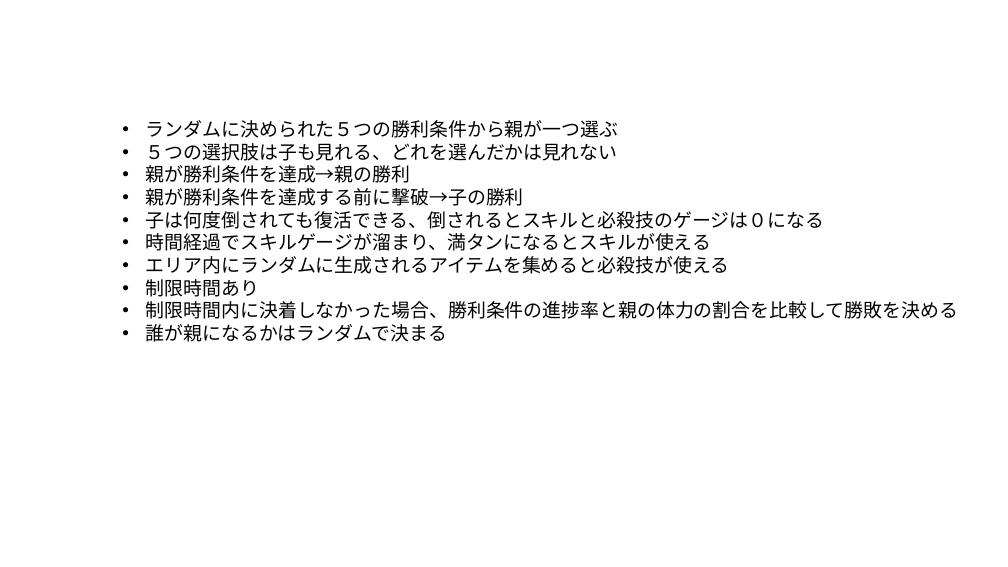
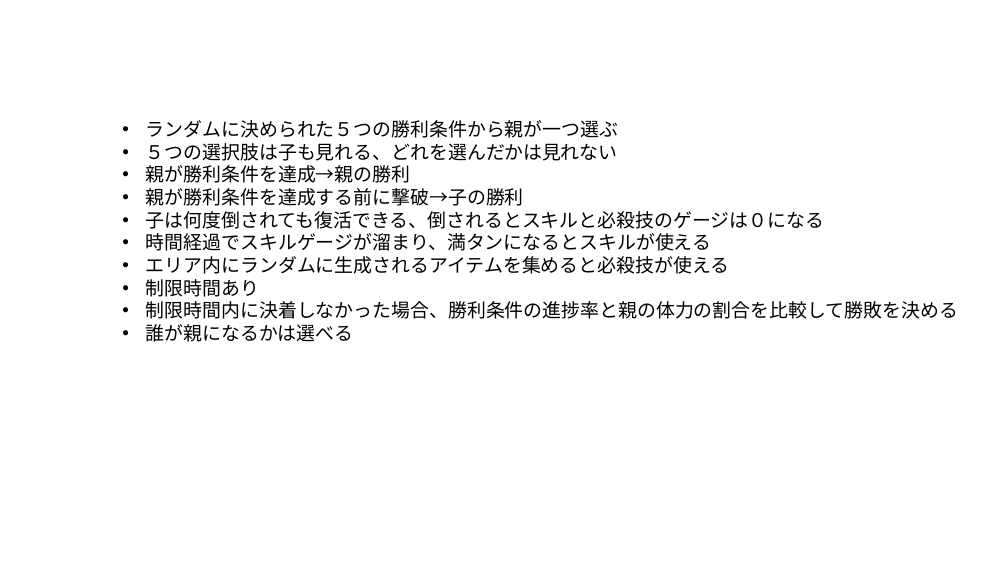
Before and after one commit to soushi1116/Employment, a slide deck: slide 1 of 仕様書/ゲームルール.pptx. Drawn at 1008x567 pixels with LibreOffice and Linux fonts; fonts in the diff are those of the drawing. Boxes give left, top, right and bottom in pixels: in the first picture for what was removed or moved away, otherwise in the second. Text is boxed around its words. In the diff, an @@ line names an element or a change of style, - is before the commit and + after.

```diff
--- a/仕様書/ゲームルール.pptx
+++ b/仕様書/ゲームルール.pptx
@@ text at (146, 324, 353, 342): text changed @@
-• 誰が親になるかはランダムで決まる
+• 誰が親になるかは選べる
```
Also in this commit, not shown: 1 other file.
